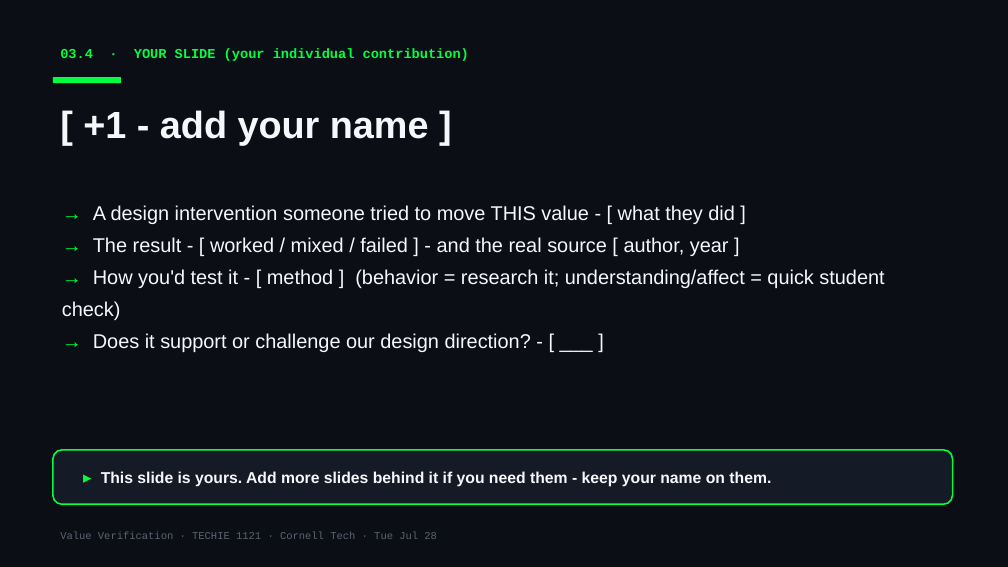
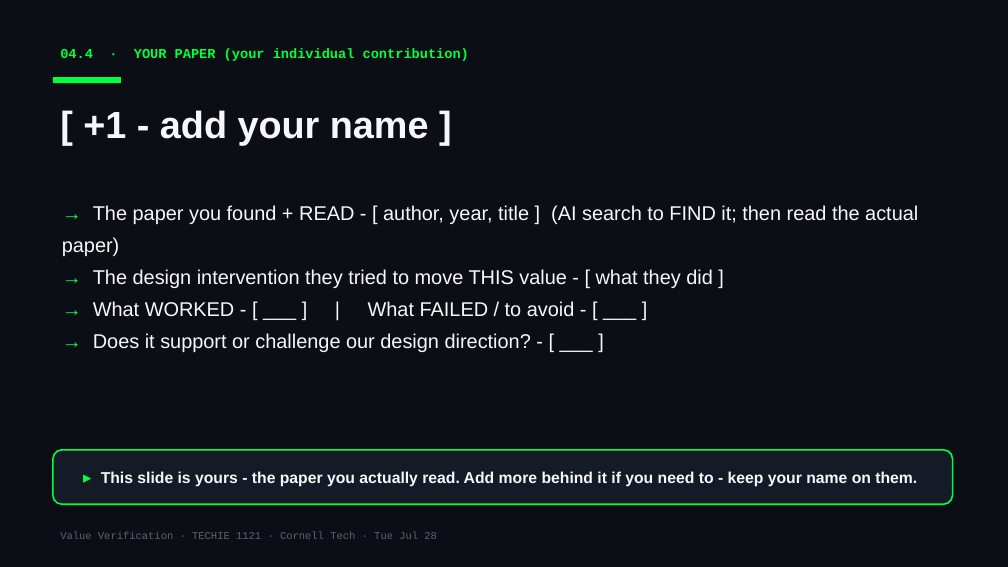
Before and after one commit to Cornell-Tech-Vibe-Coding-Summer-2026/website, a slide deck: slide 10 of slides/team-decks/Week3-Tue-guantanamo-bay-wendys.pptx (slide 9 before the commit). Drawn at 1008x567 pixels with LibreOffice and Linux fonts; fonts in the diff are those of the drawing. Boxes give left, top, right and bottom in pixels: in the first picture for what was removed or moved away, otherwise in the second. Text is boxed around its words. In the diff, an @@ line names an element or a change of style, - is before the commit and + after.

```diff
--- a/slides/team-decks/Week3-Tue-guantanamo-bay-wendys.pptx
+++ b/slides/team-decks/Week3-Tue-guantanamo-bay-wendys.pptx
@@ text at box(60, 49, 469, 61): text changed @@
-03.4 · YOUR SLIDE (your individual contribution)
+04.4 · YOUR PAPER (your individual contribution)
@@ text at box(62, 205, 918, 317): text changed @@
-→ A design intervention someone tried to move THIS value - [ what they did ]
-→ The result - [ worked / mixed / failed ] - and the real source [ author, year ]
-→ How you'd test it - [ method ] (behavior = research it; understanding/affect = quick student check)
+→ The paper you found + READ - [ author, year, title ] (AI search to FIND it; then read the actual paper)
+→ The design intervention they tried to move THIS value - [ what they did ]
+→ What WORKED - [ ___ ] | What FAILED / to avoid - [ ___ ]
@@ text at box(101, 471, 917, 487): text changed @@
-▸ This slide is yours. Add more slides behind it if you need them - keep your name on them.
+▸ This slide is yours - the paper you actually read. Add more behind it if you need to - keep your name on them.
```
Also in this commit, not shown: 8 other slides changed, 1 slide added, 8 other files.
